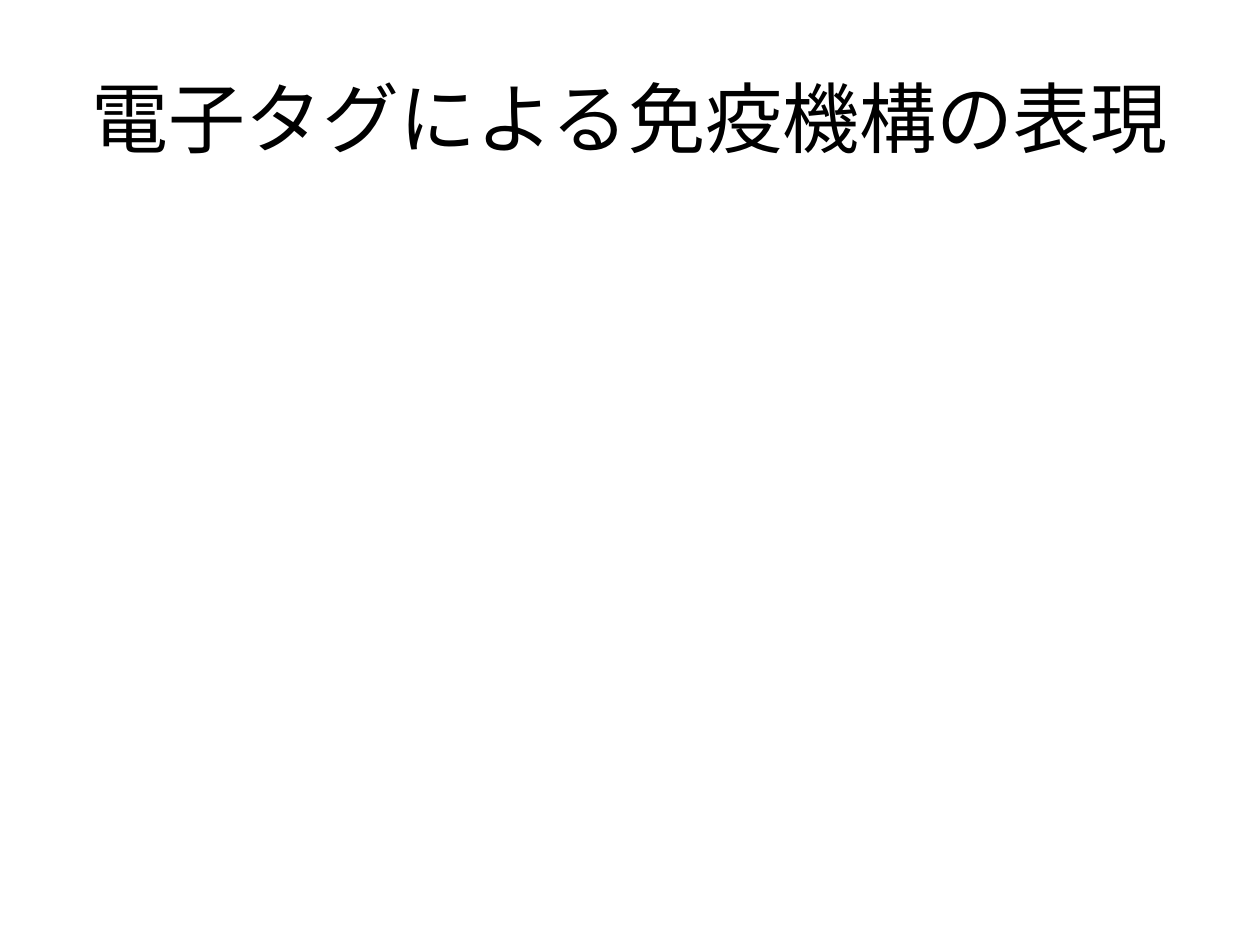
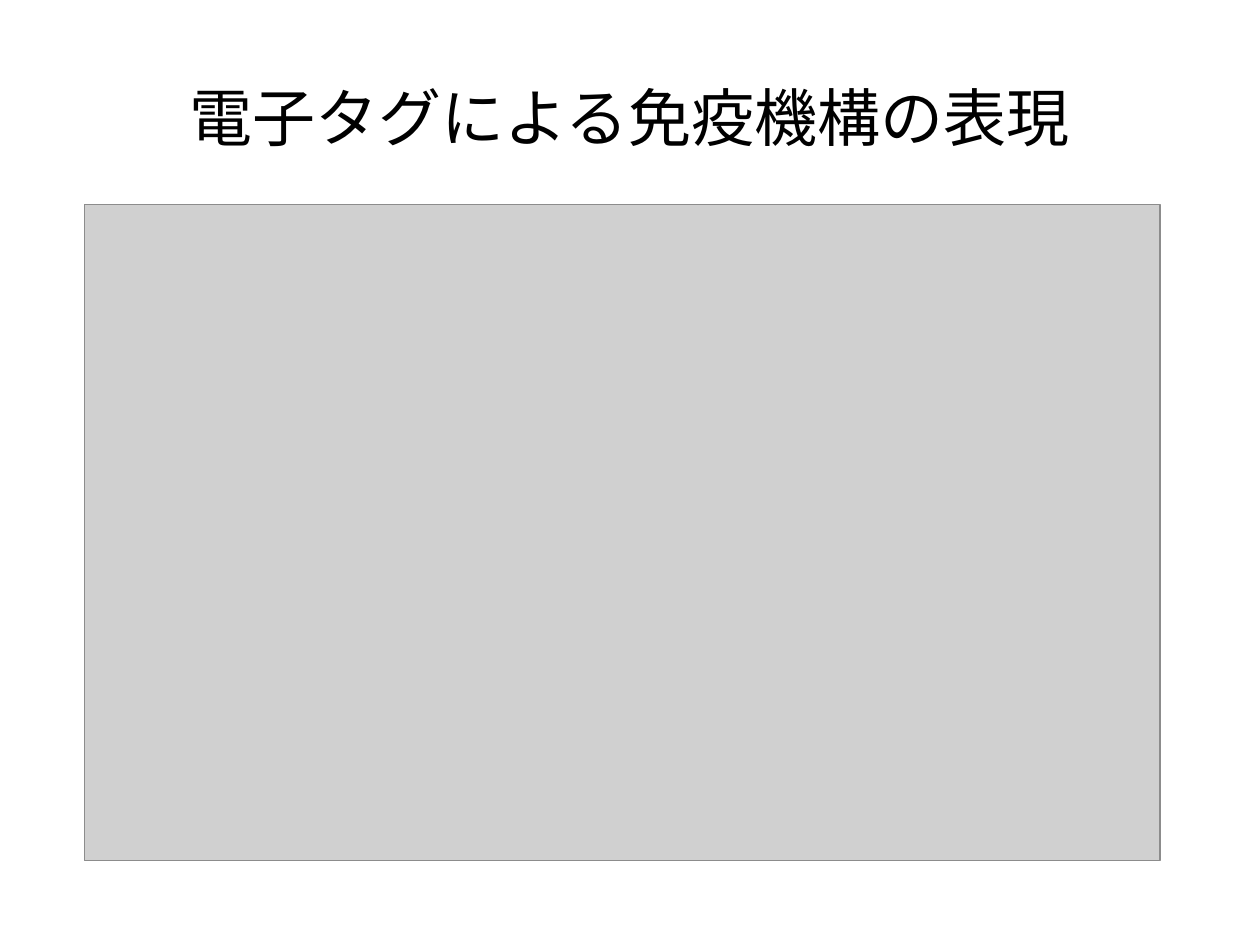
Before and after one commit to nkud/Research-BB, a slide deck: slide 11 of ppt/卒業研究.pptx (slide 16 before the commit). Drawn at 1260x945 pixels with LibreOffice and Linux fonts; fonts in the diff are those of the drawing; grey boxes stand for pictures. Boxes give left, top, right and bottom in pixels: in the first picture for what was removed or moved away, otherwise in the second. Text is boxed around its words. In the diff, an @@ line names an element or a change of style, - is before the commit and + after.

```diff
--- a/ppt/卒業研究.pptx
+++ b/ppt/卒業研究.pptx
@@ title "電子タグによる免疫機構の表現" at bbox=[190, 88, 1070, 147]: size 44 to 36 pt @@
@@ picture added at bbox=[84, 204, 1160, 861] @@
```
Also in this commit, not shown: 5 other slides changed, 5 slides added, 1 slide removed.
